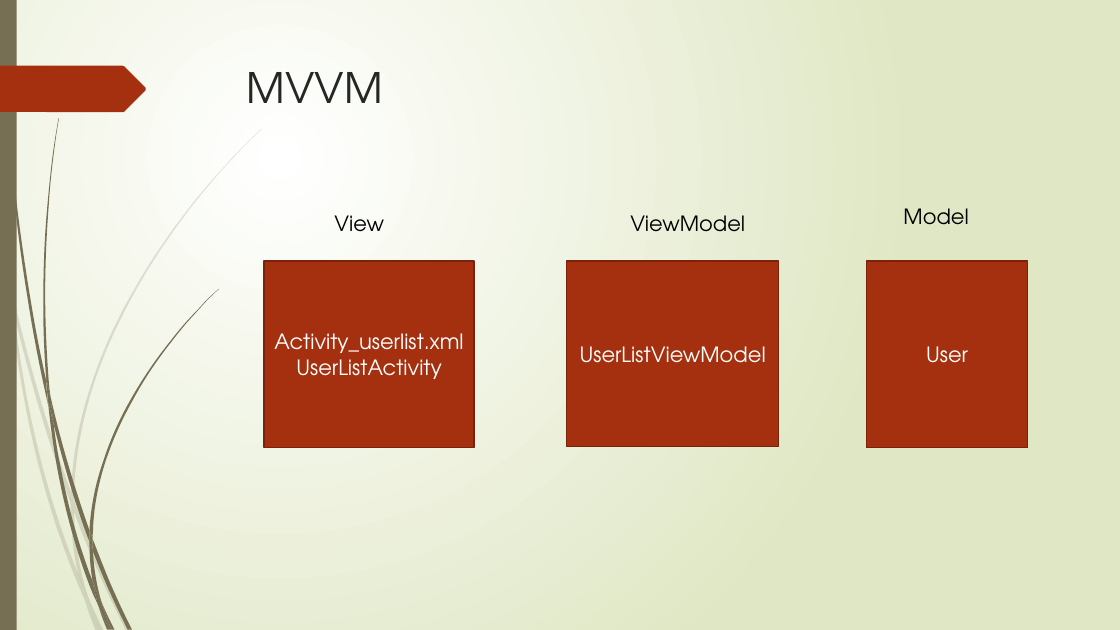
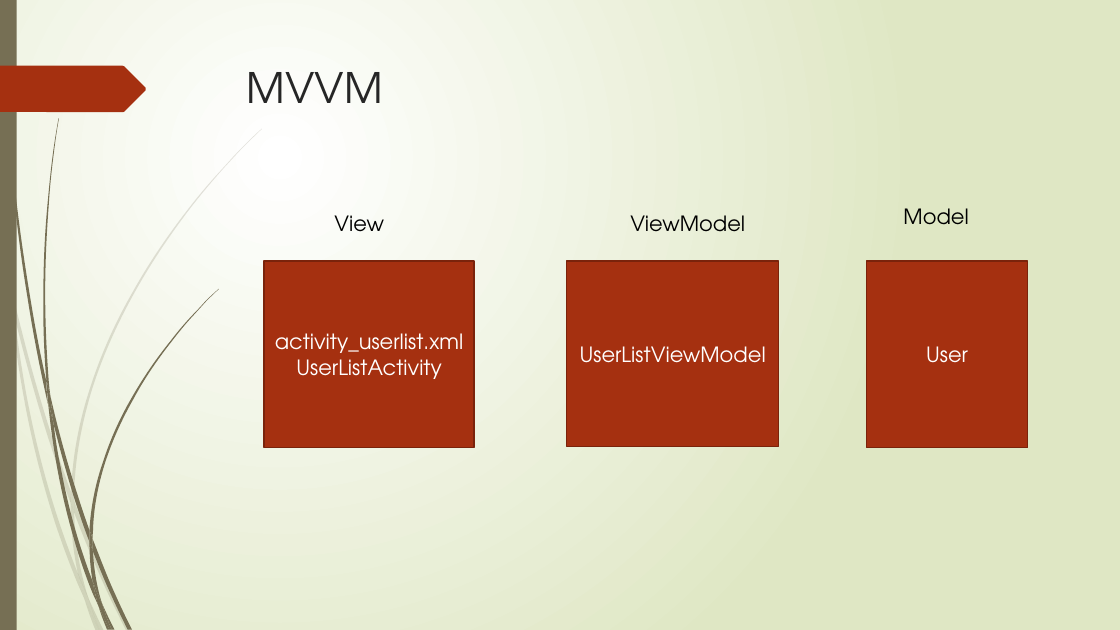
Before and after one commit to naveen246/Users, a slide deck: slide 9 of Jetpack.pptx. Drawn at 1120x630 pixels with LibreOffice and Linux fonts; fonts in the diff are those of the drawing. Boxes give left, top, right and bottom in pixels: in the first picture for what was removed or moved away, otherwise in the second. Text is boxed around its words. In the diff, an @@ line names an element or a change of style, - is before the commit and + after.

```diff
--- a/Jetpack.pptx
+++ b/Jetpack.pptx
@@ text in rectangle at box(275, 333, 463, 360): text changed @@
-Activity_userlist.xml
+activity_userlist.xml
```
Also in this commit, not shown: 5 other slides changed, 2 slides added.
